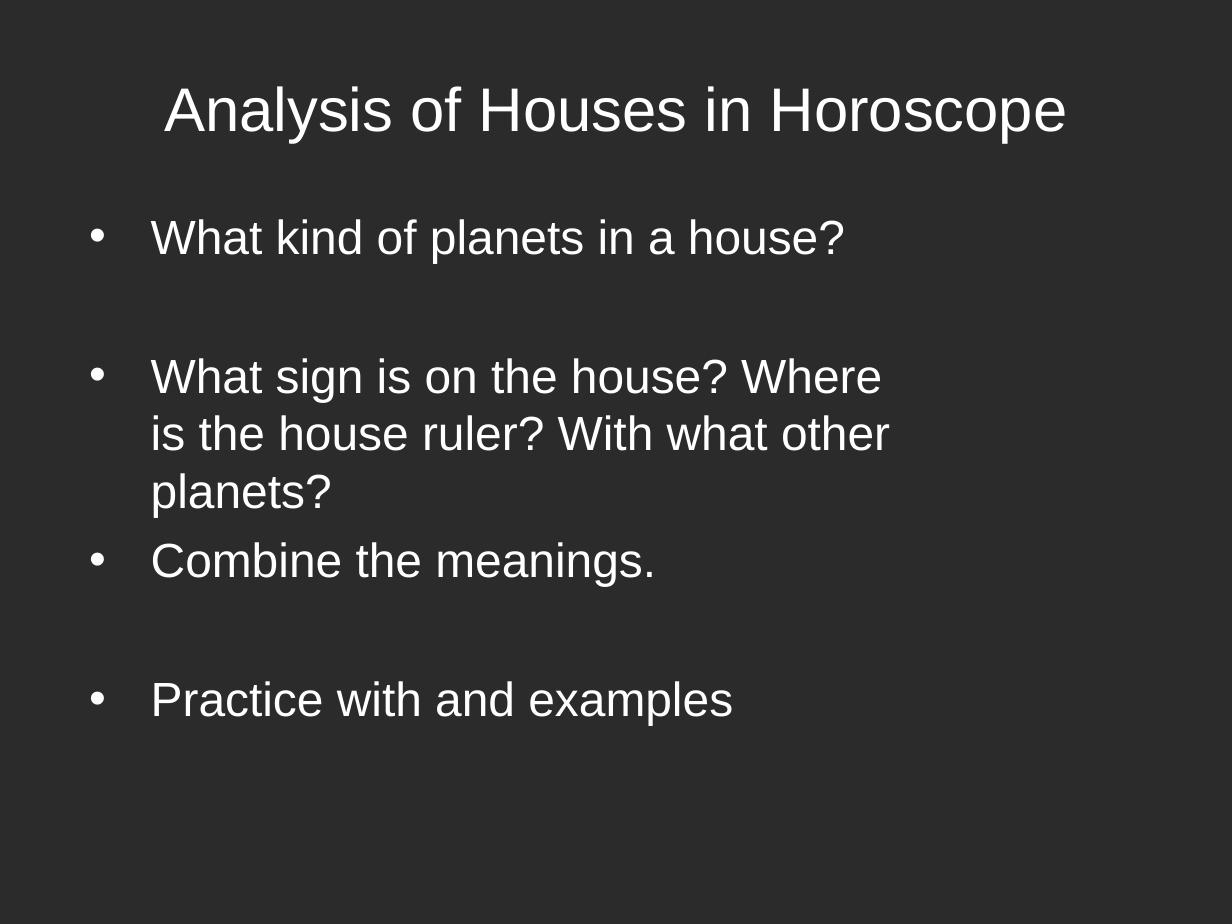
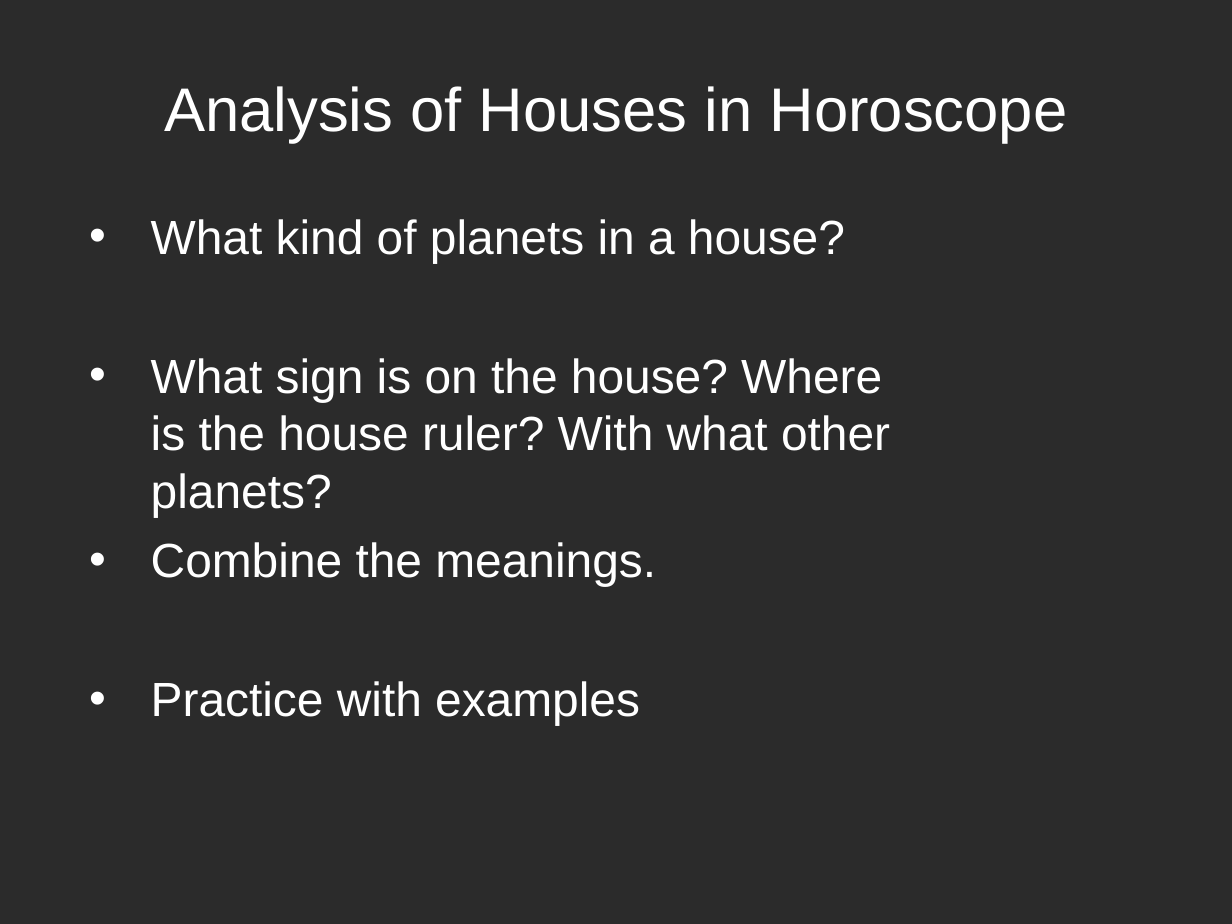
Before and after one commit to vadavalli/9th, a slide deck: slide 9 of downloads/Astro-class11.ppt. Drawn at 1232x924 pixels with LibreOffice and Linux fonts; fonts in the diff are those of the drawing; background and template pictures are left out; a plain dark background stands for a picture behind light text. Boxes give left, top, right and bottom in pixels: in the first picture for what was removed or moved away, otherwise in the second. Text is boxed around its words. In the diff, an @@ line names an element or a change of style, - is before the commit and + after.

```diff
--- a/downloads/Astro-class11.ppt
+++ b/downloads/Astro-class11.ppt
@@ text at (x1=151, y1=681, x2=640, y2=726): text changed @@
-• Practice with and examples
+• Practice with examples
```
Also in this commit, not shown: 1 other file.
